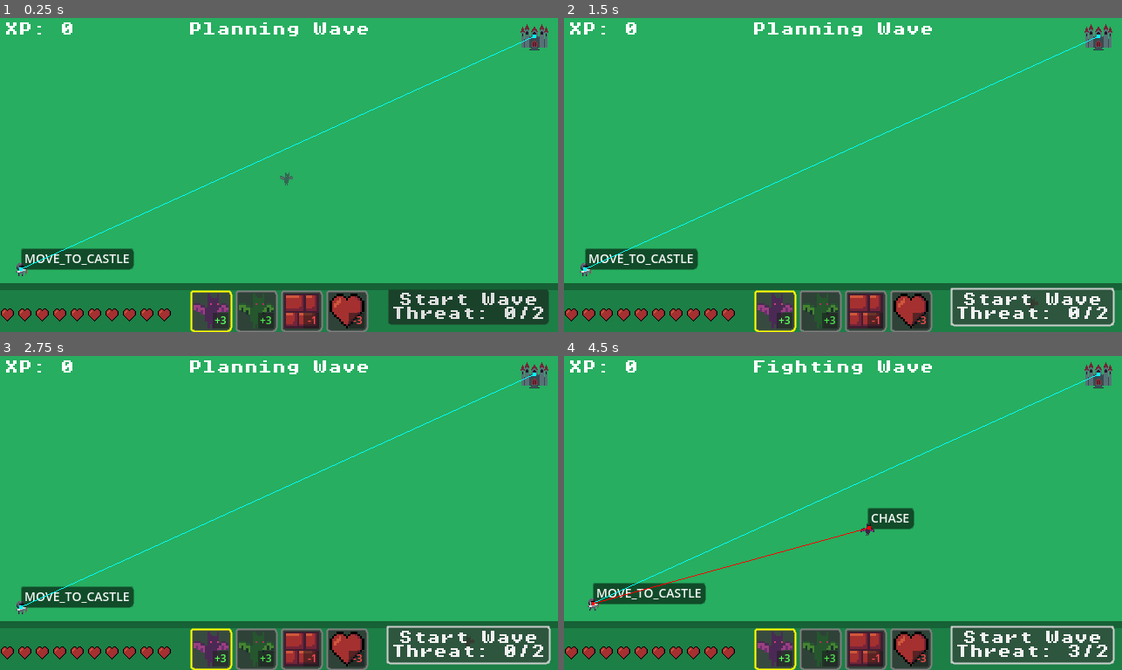
Above: before the commit, frames 1-4 (two rows, left to right).
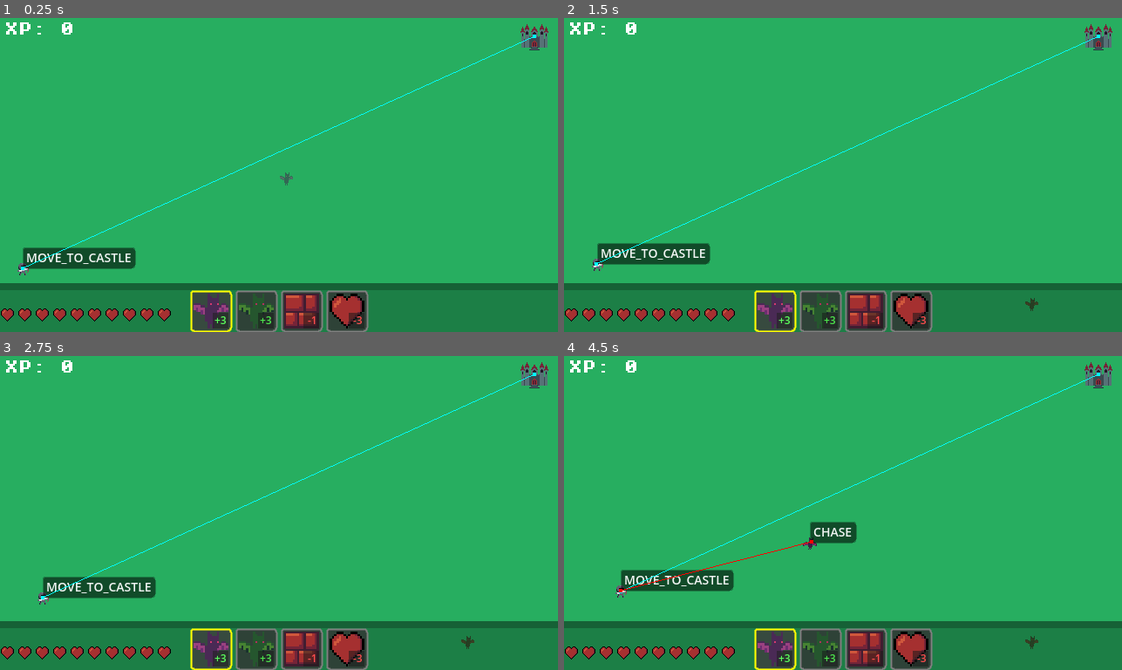
Above: after the commit, the same moments.

Repository: p-lorenzo/reversevs
Game: Godot game, scene res://scenes/world.tscn
Same seed, same stepped clock (60 frames per second), same inputs: the game is played once before the commit and once after it.
Inputs (mouse positions are in pixels of both pictures, inside the frame that each line leads up to):
- Up to frame 1 (0.25 s): no input
- Up to frame 2 (1.5 s): click (1032, 306) at 0.5 s, where only the run before the commit has a clickable "Start Wave Threat: 0/2"; click (1032, 306) at 1.25 s, where only the run before the commit has a clickable "Start Wave Threat: 0/2"
- Up to frame 3 (2.75 s): click (468, 644) at 2 s, where only the run before the commit has a clickable "Start Wave Threat: 0/2"
- Up to frame 4 (4.5 s): tap Enter (ui_accept) at 2.75 s; move the mouse to (965, 497) at 2.77 s; hold Enter (ui_accept) 2.78-3.5 s; click (965, 497) at 2.92 s; click (1032, 644) at 3.5 s, where only the run before the commit has a clickable "Start Wave Threat: 3/2"; click (1032, 644) at 4.25 s, where only the run before the commit has a clickable "Start Wave Threat: 3/2"

The runs differ from the first frame. In frame 1, 4.4% of the frame differs, in the area x 2-99%, y 1-98%; in frame 2, 5.6%; in frame 3, 6.1%; in frame 4, 7.8%, in the area x 4-99%, y 1-99%.

Commit message:
feat: remove rounds

Diff:
--- a/project.godot
+++ b/project.godot
@@ -28,6 +28,10 @@
 window/size/viewport_height=360
 window/stretch/mode="viewport"
 
+[dotnet]
+
+project/assembly_name="reversevs"
+
 [feature_flags]
 
 show_state_labels=true
--- a/scenes/world.tscn
+++ b/scenes/world.tscn
@@ -1,15 +1,13 @@
-[gd_scene load_steps=13 format=3 uid="uid://beb2370gitmgw"]
+[gd_scene load_steps=11 format=3 uid="uid://beb2370gitmgw"]
 
 [ext_resource type="Texture2D" uid="uid://cr1upaw0lkltc" path="res://art/sprites/castle.png" id="2_71j4m"]
 [ext_resource type="PackedScene" uid="uid://b22drsgl0fpi" path="res://scenes/hero.tscn" id="2_rwgxs"]
 [ext_resource type="PackedScene" uid="uid://cc7gqs5d3ld4t" path="res://scenes/enemy.tscn" id="3_4wyf3"]
 [ext_resource type="Script" uid="uid://borem4ksvhkfm" path="res://scripts/player.gd" id="3_k0juu"]
-[ext_resource type="PackedScene" uid="uid://b30rmn847u86v" path="res://scenes/hud/phase.tscn" id="4_k0juu"]
 [ext_resource type="PackedScene" uid="uid://dxiw0ki0t5paw" path="res://scenes/hud/inventory.tscn" id="6_7r4gi"]
 [ext_resource type="PackedScene" uid="uid://cclv64l4lj4gt" path="res://scenes/hud/hearts.tscn" id="6_qfnet"]
 [ext_resource type="Theme" uid="uid://d22t3t8dknlxk" path="res://resources/themes/theme.tres" id="7_i7141"]
 [ext_resource type="Script" uid="uid://4qqn2bqxadvi" path="res://scenes/exp_label.gd" id="8_4mrxx"]
-[ext_resource type="Script" uid="uid://bc546l332uf4w" path="res://scripts/wave_button.gd" id="9_w7kh3"]
 
 [sub_resource type="RectangleShape2D" id="RectangleShape2D_rwgxs"]
 size = Vector2(40, 32)
@@ -58,22 +56,6 @@
 color = Color(0, 0, 0, 0.4392157)
 polygon = PackedVector2Array(0, 0, 640, 0, 640, 8, 0, 8)
 
-[node name="CenterTop" type="Control" parent="CanvasLayer"]
-layout_mode = 3
-anchors_preset = 5
-anchor_left = 0.5
-anchor_right = 0.5
-offset_top = 5.0
-offset_bottom = 5.0
-grow_horizontal = 2
-
-[node name="phase" parent="CanvasLayer/CenterTop" instance=ExtResource("4_k0juu")]
-layout_mode = 0
-anchors_preset = 0
-anchor_left = 0.0
-anchor_right = 0.0
-grow_horizontal = 1
-
 [node name="CenterBottom" type="Control" parent="CanvasLayer"]
 layout_mode = 3
 anchors_preset = 7
@@ -97,35 +79,6 @@
 [node name="Hearts" parent="CanvasLayer/BottomLeft" instance=ExtResource("6_qfnet")]
 layout_mode = 1
 
-[node name="Control" type="Control" parent="CanvasLayer"]
-layout_mode = 3
-anchors_preset = 3
-anchor_left = 1.0
-anchor_top = 1.0
-anchor_right = 1.0
-anchor_bottom = 1.0
-offset_left = -51.0
-offset_top = -49.0
-offset_right = -11.0
-offset_bottom = -9.0
-grow_horizontal = 0
-grow_vertical = 0
-
-[node name="Button" type="Button" parent="CanvasLayer/Control" groups=["wave_button"]]
-layout_mode = 1
-anchors_preset = 3
-anchor_left = 1.0
-anchor_top = 1.0
-anchor_right = 1.0
-anchor_bottom = 1.0
-offset_left = -168.0
-offset_top = -24.0
-grow_horizontal = 0
-grow_vertical = 0
-theme = ExtResource("7_i7141")
-text = "START WAVE"
-script = ExtResource("9_w7kh3")
-
 [node name="TopLeft" type="Control" parent="CanvasLayer"]
 layout_mode = 3
 anchors_preset = 0
@@ -143,5 +96,3 @@
 
 [node name="NavigationRegion2D" type="NavigationRegion2D" parent="." groups=["nav_region"]]
 navigation_polygon = SubResource("NavigationPolygon_7r4gi")
-
-[connection signal="pressed" from="CanvasLayer/Control/Button" to="Player" method="_on_button_pressed"]
--- a/scripts/game.gd
+++ b/scripts/game.gd
@@ -1,28 +1,7 @@
 extends Node
 
-enum Phase { PLAN, SIM, CASTLE_REACHED, HERO_DIED }
-signal phase_changed(new_phase: int)
-
-var wave_round: int = 0
-var phase: int = Phase.PLAN
 var hero: Node2D = null
-
-var enemies_alive_at_sim_start: int = 0
-var remaining_enemies: int = 0
-
 var nav_region: NavigationRegion2D
-
-func get_phase_name(p: int = phase) -> String:
-	match p:
-		Phase.PLAN:
-			return "Planning Wave"
-		Phase.SIM:
-			return "Fighting Wave"
-		Phase.CASTLE_REACHED:
-			return "Castle Reached!"
-		Phase.HERO_DIED:
-			return "Hero Died!"
-	return str(p)
 
 func _ready() -> void:
 	_refresh_nav_region()
@@ -30,60 +9,6 @@
 	for c in get_tree().get_nodes_in_group("castle"):
 		if c.has_signal("body_entered"):
 			c.connect("body_entered", _on_castle_body_entered)
-	for b in get_tree().get_nodes_in_group("wave_button"):
-		if b.has_method("update_button_state"):
-			b.call("update_button_state")
-
-func is_plan_phase() -> bool:
-	return phase == Phase.PLAN
-
-func is_simulation_active() -> bool:
-	return phase == Phase.SIM
-
-func start_plan() -> void:
-	if phase == Phase.PLAN:
-		return
-	hero.reset_target()
-	print("Starting planning phase for wave %d" % wave_round)
-	phase = Phase.PLAN
-	phase_changed.emit(phase)
-	enemies_alive_at_sim_start = 0
-	remaining_enemies = 0
-	wave_round += 1
-	Threat.reset_threat()
-
-func start_sim() -> void:
-	if phase != Phase.PLAN:
-		return
-	if !Threat.is_threat_high_enough_to_start_wave(wave_round):
-		return
-	nav_region.bake_navigation_polygon(false)
-	_refresh_hero()
-	Grid.free_mobile_entities_cells()
-	enemies_alive_at_sim_start = 0
-	remaining_enemies = 0
-	for e in get_tree().get_nodes_in_group("enemies"):
-		_connect_enemy_death(e)
-		remaining_enemies += 1
-	enemies_alive_at_sim_start = remaining_enemies
-
-	phase = Phase.SIM
-	phase_changed.emit(phase)
-
-func _connect_enemy_death(e: Node) -> void:
-	var hc := e.get_node_or_null("Health")
-	if hc and hc.has_signal("died") and not hc.is_connected("died", Callable(self, "_on_enemy_died")):
-		hc.connect("died", _on_enemy_died)
-
-func _on_enemy_died() -> void:
-	if phase != Phase.SIM:
-		return
-	remaining_enemies = max(remaining_enemies - 1, 0)
-	if enemies_alive_at_sim_start > 0 and remaining_enemies == 0:
-		_end_simulation()
-
-func _end_simulation() -> void:
-	start_plan()
 
 func _refresh_hero() -> void:
 	var hs := get_tree().get_nodes_in_group("hero")
@@ -99,13 +24,8 @@
 		nav_region = nrs[0]
 
 func _on_hero_died() -> void:
-	if phase == Phase.SIM:
-		phase = Phase.HERO_DIED
-		phase_changed.emit(phase)
+	pass
 
 func _on_castle_body_entered(body: Node) -> void:
-	if phase != Phase.SIM:
-		return
 	if body == hero:
-		phase = Phase.CASTLE_REACHED
-		phase_changed.emit(phase)
+		pass
--- a/scripts/grid.gd
+++ b/scripts/grid.gd
@@ -31,6 +31,7 @@
 	return entity.is_in_group("obstacles")
 
 func occupy_cell(grid_pos: Vector2i, entity: Node2D, threat_modifier: int) -> bool:
+	if !_is_entity_static(entity): return true
 	if is_cell_occupied(grid_pos):
 		return false
 	if not is_grid_position_spawnable(grid_pos):
--- a/scripts/heart_bar.gd
+++ b/scripts/heart_bar.gd
@@ -18,15 +18,6 @@
 		var hs := get_tree().get_nodes_in_group("hero")
 		if hs.size() > 0 and hs[0] is Node2D:
 			_bind_to_hero(hs[0])
-
-	# Se Game cambia eroe (respawn), potresti voler ricollegare:
-	if typeof(Game) != TYPE_NIL and not Game.phase_changed.is_connected(_on_phase_changed):
-		Game.phase_changed.connect(_on_phase_changed)
-
-func _on_phase_changed(_p: int) -> void:
-	# Ricontrolla l'eroe quando si entra in SIM (o esci), nel dubbio ricollega
-	if typeof(Game) != TYPE_NIL and Game.hero and Game.hero != _hero:
-		_bind_to_hero(Game.hero)
 
 func _bind_to_hero(hero: Node2D) -> void:
 	_hero = hero
--- a/scripts/npc_state_machine.gd
+++ b/scripts/npc_state_machine.gd
@@ -24,12 +24,6 @@
 	_update_state_label()
 
 func _physics_process(delta: float) -> void:
-	if typeof(Game) != TYPE_NIL and not Game.is_simulation_active():
-		velocity = Vector2.ZERO
-		move_and_slide()
-		_update_state_label_position()
-		return
-
 	state_time += delta
 
 	_physics_state(delta, state)
--- a/scripts/phase_label.gd
+++ /dev/null
@@ -1,9 +0,0 @@
-extends Label
-
-func _ready() -> void:
-	text = Game.get_phase_name()
-	if not Game.phase_changed.is_connected(_on_phase_changed):
-		Game.phase_changed.connect(_on_phase_changed)
-
-func _on_phase_changed(new_phase: int) -> void:
-	text = Game.get_phase_name(new_phase)
--- a/scripts/player.gd
+++ b/scripts/player.gd
@@ -3,7 +3,6 @@
 
 @export var enemy_scene: PackedScene
 @export var spawn_parent_path: Node
-@export var enabled_in_plan_only := true
 @export var inventory: Inventory
 
 var _spawn_parent: Node = null
@@ -30,8 +29,7 @@
 		_selected_scene = enemy_scene
 
 func _process(_delta: float) -> void:
-	if !Game.is_plan_phase():
-		hide_highlight()
+	if !_hero:
 		return
 	var mouse_pos := get_global_mouse_position()
 	var grid_pos := Grid.world_to_grid(Grid.snap_to_grid(mouse_pos))
@@ -70,12 +68,6 @@
 	_selected_threat_modifier = selected_inventory_item.threat_modifier
 
 func _unhandled_input(event: InputEvent) -> void:
-	if event.is_action_pressed("ui_accept"):
-		Game.start_sim()
-
-	if enabled_in_plan_only and (typeof(Game) != TYPE_NIL) and not Game.is_plan_phase():
-		return
-
 	if event is InputEventMouseButton and event.is_released() and event.button_index == MOUSE_BUTTON_LEFT:
 		_spawn_at(get_global_mouse_position())
 
@@ -83,6 +75,7 @@
 		_delete_at(get_global_mouse_position())
 
 func _spawn_at(world_pos: Vector2) -> void:
+	if !Threat.try_spawn_entity(_selected_threat_modifier): return
 	var scene_to_spawn := _selected_scene if _selected_scene else enemy_scene
 
 	if scene_to_spawn == null:
@@ -105,9 +98,6 @@
 		if not Grid.occupy_cell(grid_pos, entity, _selected_threat_modifier):
 			entity.queue_free()
 			return
-
-	if !Threat.try_spawn_entity(_selected_threat_modifier):
-		return
 
 	if is_instance_valid(_spawn_parent):
 		_spawn_parent.add_child(entity)
@@ -133,8 +123,6 @@
 		Grid._occupied_cells.erase(grid_pos)
 
 
-func _on_button_pressed() -> void:
-	Game.start_sim()
 
 func highlight_cell(grid_pos: Vector2i) -> void:
 	var highlight_sprite: Sprite2D = get_node_or_null("HighlightSprite")
--- a/scripts/threat.gd
+++ b/scripts/threat.gd
@@ -5,6 +5,12 @@
 var threat_level: int = 0
 
 func try_spawn_entity(threat_modifier: int) -> bool:
+	print("current threat: " + str(threat_level) + "\n")
+	print("spawn cost: " + str(threat_modifier) + "\n")
+	print("resulting threat: " + str(threat_level + threat_modifier) + "\n")
+
+	if threat_level + threat_modifier < 0:
+		return false
 	threat_level += threat_modifier
 	threat_changed.emit(threat_level)
 	return true
@@ -15,12 +21,6 @@
 		threat_level = 0
 	threat_changed.emit(threat_level)
 
-func threat_needed_for_wave_round(wave_round: int) -> int:
-	return (5 + (wave_round - 1) * 3)
-
-func is_threat_high_enough_to_start_wave(wave_round: int) -> bool:
-	return threat_level >= threat_needed_for_wave_round(wave_round)
-
 func reset_threat() -> void:
 	threat_level = 0
 	threat_changed.emit(threat_level)
--- a/scripts/wave_button.gd
+++ /dev/null
@@ -1,14 +0,0 @@
-extends Button
-
-#connect to Threat.threat_changed to update button state
-
-func _ready() -> void:
-	if Threat and not Threat.threat_changed.is_connected(_on_threat_changed):
-		Threat.threat_changed.connect(_on_threat_changed)
-
-func _on_threat_changed(new_threat_level: int) -> void:
-	text = "Start Wave \nThreat: %d/%d" % [new_threat_level, Threat.threat_needed_for_wave_round(Game.wave_round)]
-	pass
-
-func update_button_state() -> void:
-	text = "Start Wave \nThreat: %d/%d" % [Threat.threat_level, Threat.threat_needed_for_wave_round(Game.wave_round)]
